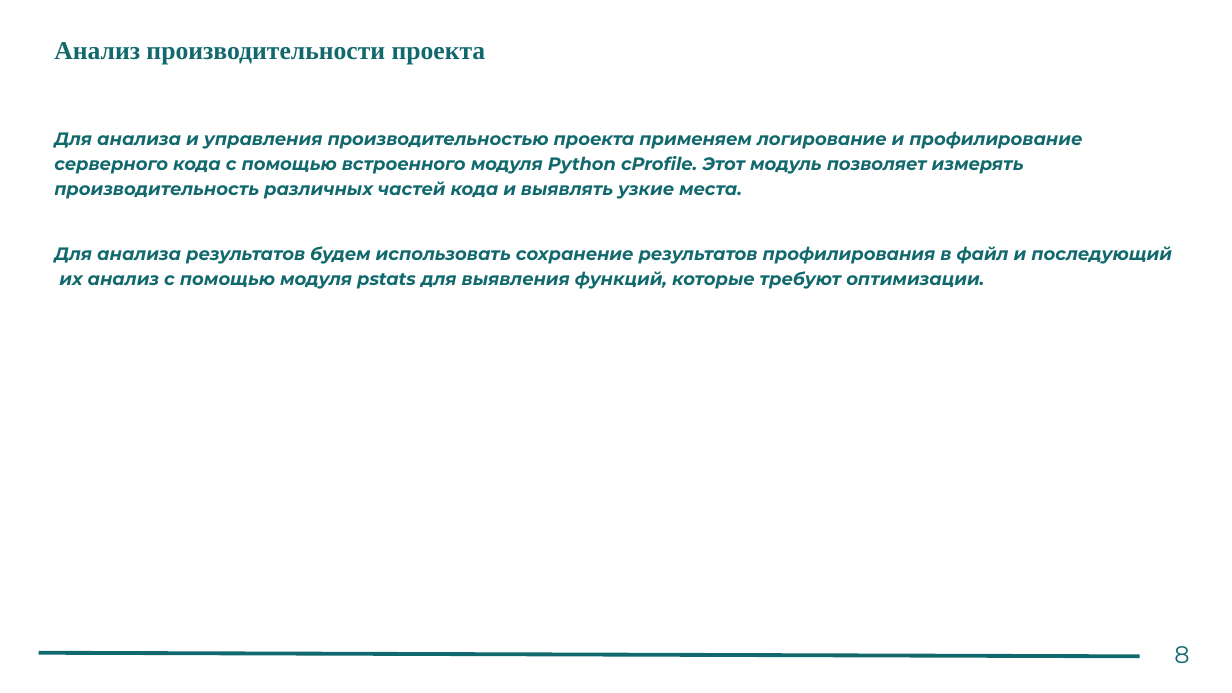
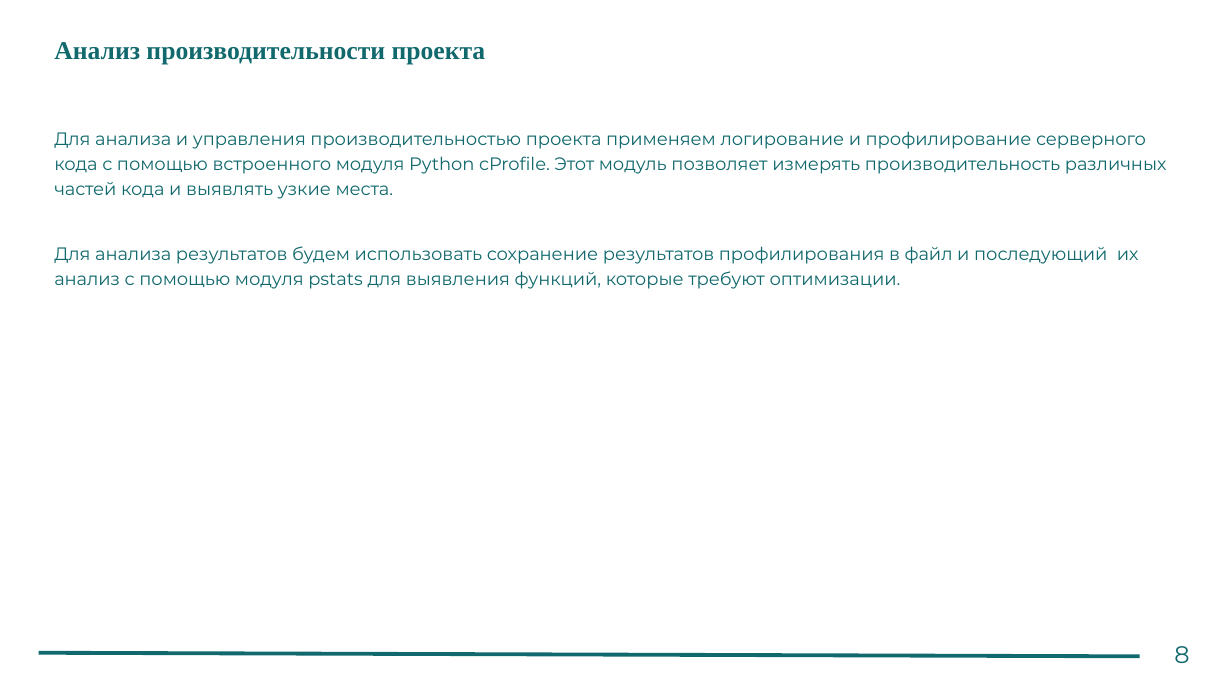
Before and after one commit to White2e/BPLAFinalCert, a slide deck: slide 8 of Python_разработка_для_БПЛА_паттерны_проектирования,_API_интерфейсы+(6).pptx (slide 11 before the commit). Drawn at 1232x693 pixels with LibreOffice and Linux fonts; fonts in the diff are those of the drawing. Boxes give left, top, right and bottom in pixels: in the first picture for what was removed or moved away, otherwise in the second. Text is boxed around its words. In the diff, an @@ line names an element or a change of style, - is before the commit and + after.

```diff
--- a/Python_разработка_для_БПЛА_паттерны_проектирования,_API_интерфейсы+(6).pptx
+++ b/Python_разработка_для_БПЛА_паттерны_проектирования,_API_интерфейсы+(6).pptx
@@ text "Для анализа и управления производительностью ..." at [54,131,1167,289]: bold off, italic off @@
```
Also in this commit, not shown: 2 other slides changed, 5 slides added, 3 slides removed.
